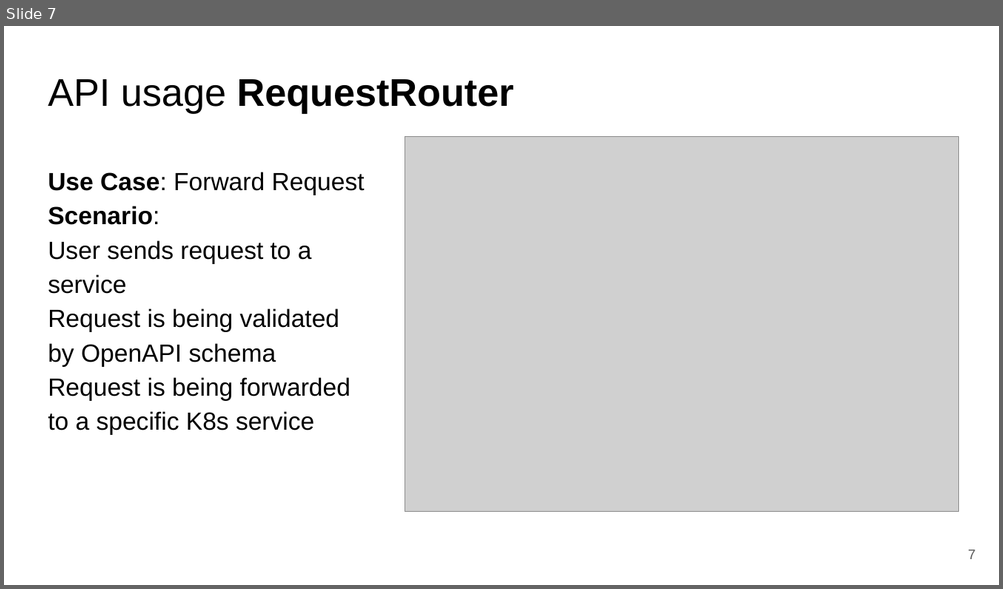
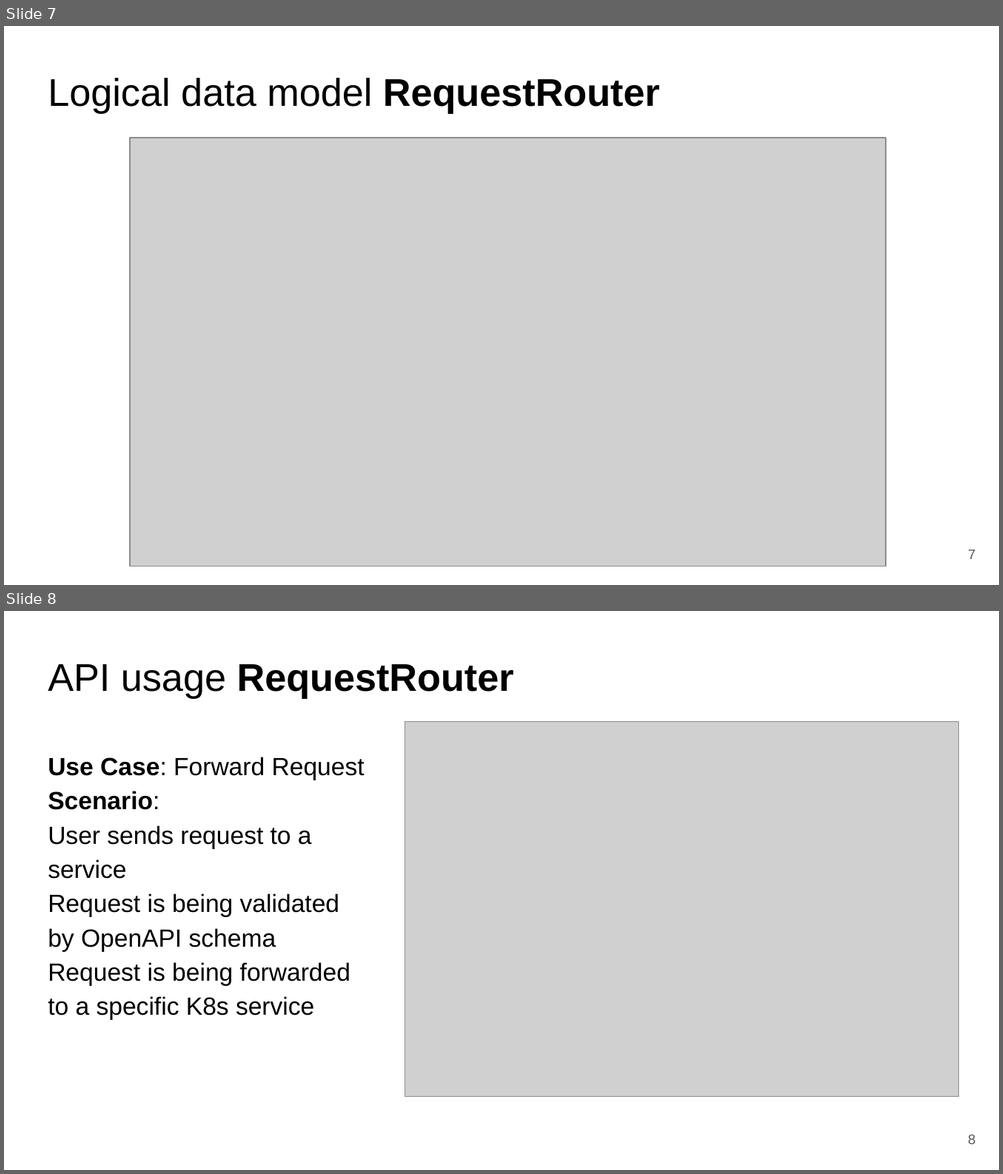
Before and after one commit to fanglores/Advanced-Software-Design, a slide deck: PracticeTasks/Module2/Task_11/Task_11.pptx. Shown one above the other, each under a label of ours: slide 7 before the commit, slides 7 and 8 after it. The pictures are 1003x589 and 1003x1174 pixels, drawn with LibreOffice and Linux fonts; fonts in the diff are those of the drawing; grey boxes stand for pictures. Boxes give left, top, right and bottom in pixels: in the first picture for what was removed or moved away, otherwise in the second. Text is boxed around its words. In the diff, an @@ line names an element or a change of style, - is before the commit and + after.

```diff
--- a/PracticeTasks/Module2/Task_11/Task_11.pptx
+++ b/PracticeTasks/Module2/Task_11/Task_11.pptx
@@ slide 7 added at [4, 26, 999, 585], background #FFFFFF @@
@@ title added at [48, 78, 660, 113], 28 pt, text #000000 @@
+Logical data model RequestRouter
@@ picture added at [129, 138, 885, 566] @@
@@ page number added at [967, 550, 975, 560], 10 pt, text #595959 @@
+7
@@ what was slide 7 is now slide 8 @@
@@ page number at [967, 1135, 975, 1145]: text changed @@
-7
+8
```
Also in this commit, not shown: 1 slide changed, 1 other slide added, 4 other files.
